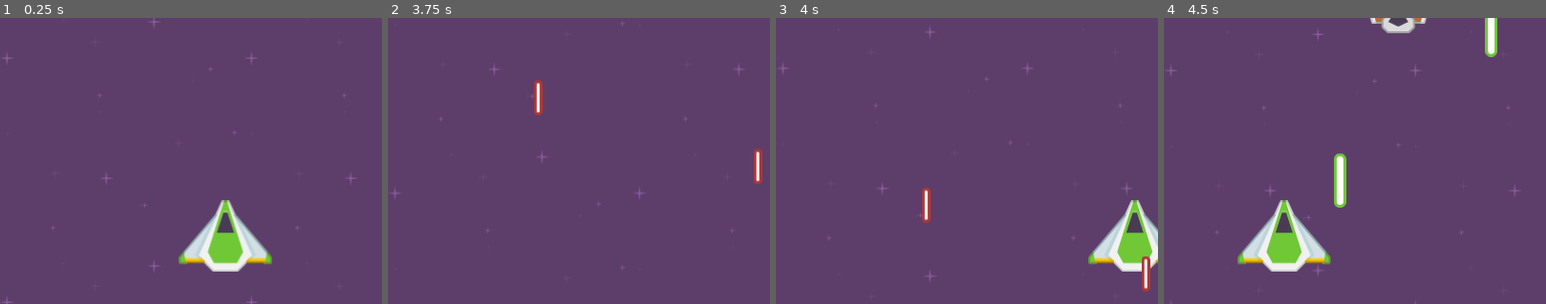
Above: before the commit, frames 1-4 (left to right).
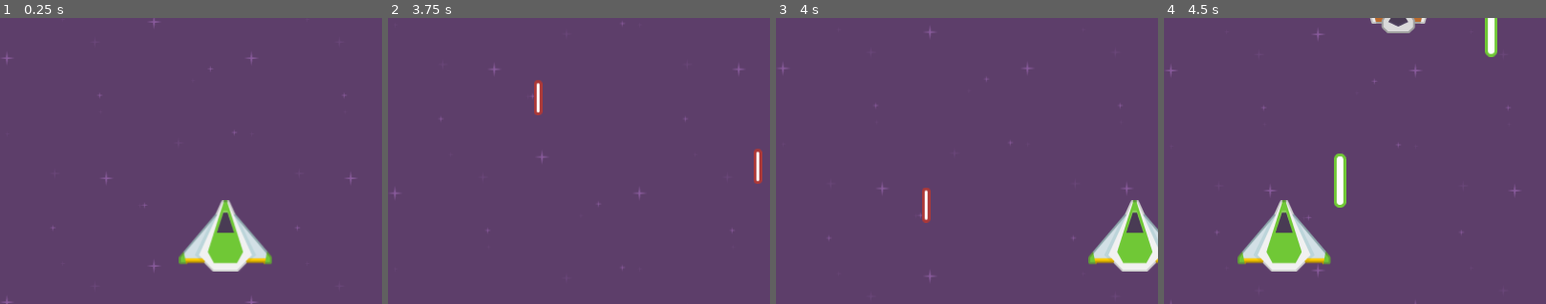
Above: after the commit, the same moments.

Repository: henriquelima92/godot-space-attack
Game: Godot game, scene res://scenes/Main.tscn
Two runs of this game, one before a commit and one after it. Both use one fixed random seed, a clock stepped at 60 frames per second and the inputs below.
Inputs:
- Up to frame 1 (0.25 s): no input
- Up to frame 2 (3.75 s): hold Right (right) 0.53-1.28 s; hold Space (shoot) 0.53-1.28 s; hold Left (left) 1.28-2.03 s; tap Space (shoot) at 1.35, 2.85 s; hold Space (shoot) 2.03-2.78 s; hold Right (right) 2.03-3.53 s; hold Left (left) from 3.53 s (still down); hold Space (shoot) from 3.53 s (still down)
- Up to frame 3 (4 s): keep holding Left (left); keep holding Space (shoot)
- Up to frame 4 (4.5 s): keep holding Left (left); release Space (shoot) at 4.28 s; tap Space (shoot) at 4.35 s
The pictures show only the part of the screen within x 19-69%, y 50-100%; the shares and areas given below are measured in that part.

Frames 1-2 are identical in both runs. In frame 3, 0.3% of the frame differs, in the area x 95-98%, y 83-96%; in frame 4, nothing differs.

Commit message:
Added player death and player respawn.

Diff:
--- a/scenes/Player.tscn
+++ b/scenes/Player.tscn
@@ -19,4 +19,7 @@
 
 [node name="Timer" type="Timer" parent="."]
 wait_time = 0.25
+
+[node name="DeathTimer" type="Timer" parent="."]
 [connection signal="timeout" from="Timer" to="." method="_on_Timer_timeout"]
+[connection signal="timeout" from="DeathTimer" to="." method="_on_DeathTimer_timeout"]
--- a/scripts/EnemyProjectile.gd
+++ b/scripts/EnemyProjectile.gd
@@ -4,7 +4,7 @@
 export var damage = 10
 
 func _ready():
-	connect("area_entered",self,"_on_area_entered")
+	connect("body_entered",self,"_on_area_entered")
 
 func _process(delta):
 	position.y += speed * delta
@@ -14,3 +14,4 @@
 func _on_area_entered(area):
 	if area.name == "Player":
 		area.add_damage(damage)
+		queue_free()
--- a/scripts/Player.gd
+++ b/scripts/Player.gd
@@ -3,13 +3,16 @@
 const SPEED = 500
 
 export(PackedScene) var projectile
+export var health = 100
 
 onready var sprite = $Sprite
 onready var timer = $Timer
+onready var deathTimer = $DeathTimer
 
 var screen_size
 var playerSize
 var can_shoot = true
+var dead = false
 
 func _ready():
 	screen_size = get_viewport_rect().size.x
@@ -33,3 +36,18 @@
 
 func _on_Timer_timeout():
 	can_shoot = true
+
+func add_damage(damage):
+	if dead == true:
+		return
+
+	health -= damage
+	if health <= 0:
+		dead = true
+		health = 0
+		deathTimer.start()
+		set_process(false)
+
+
+func _on_DeathTimer_timeout():
+	get_tree().reload_current_scene()
